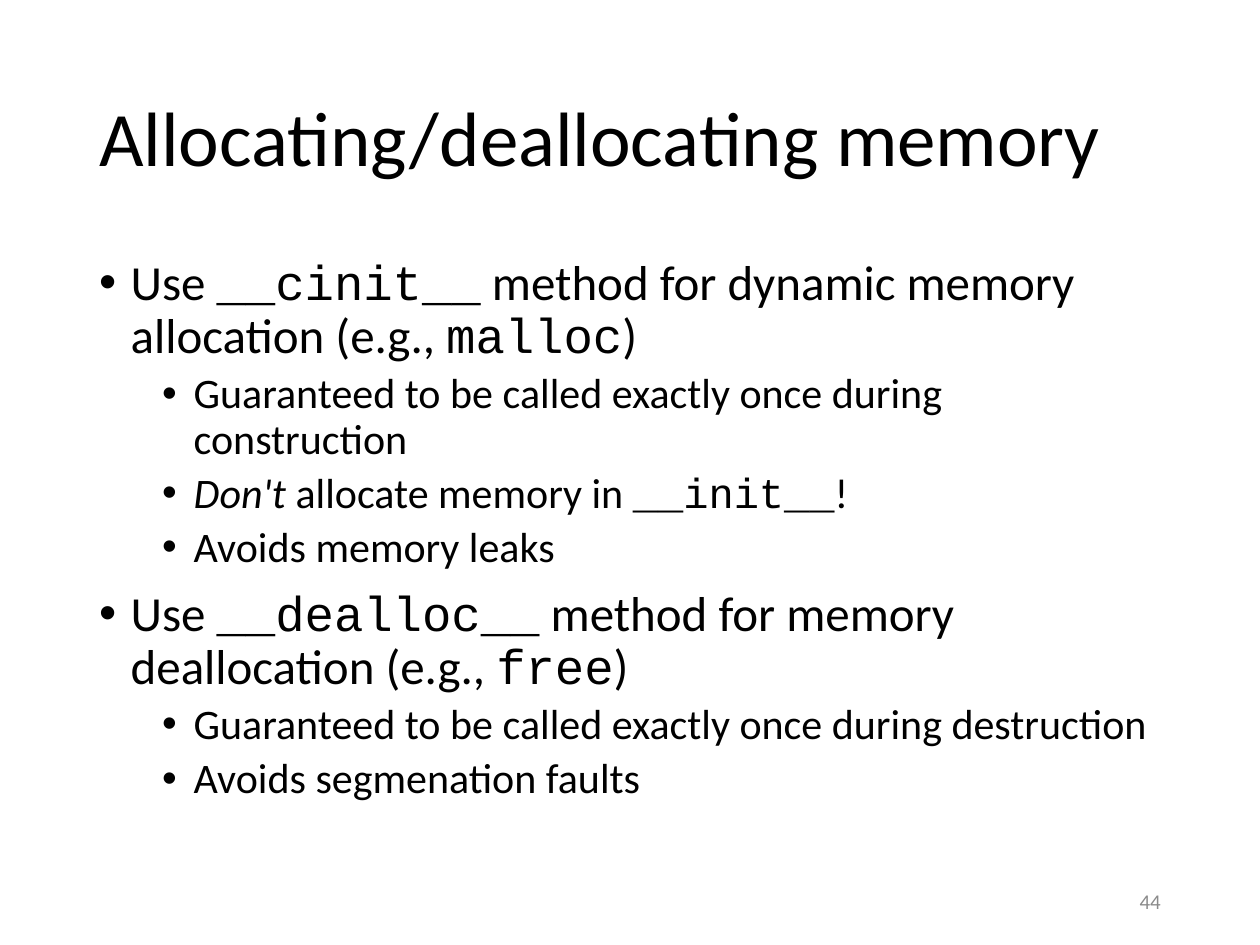
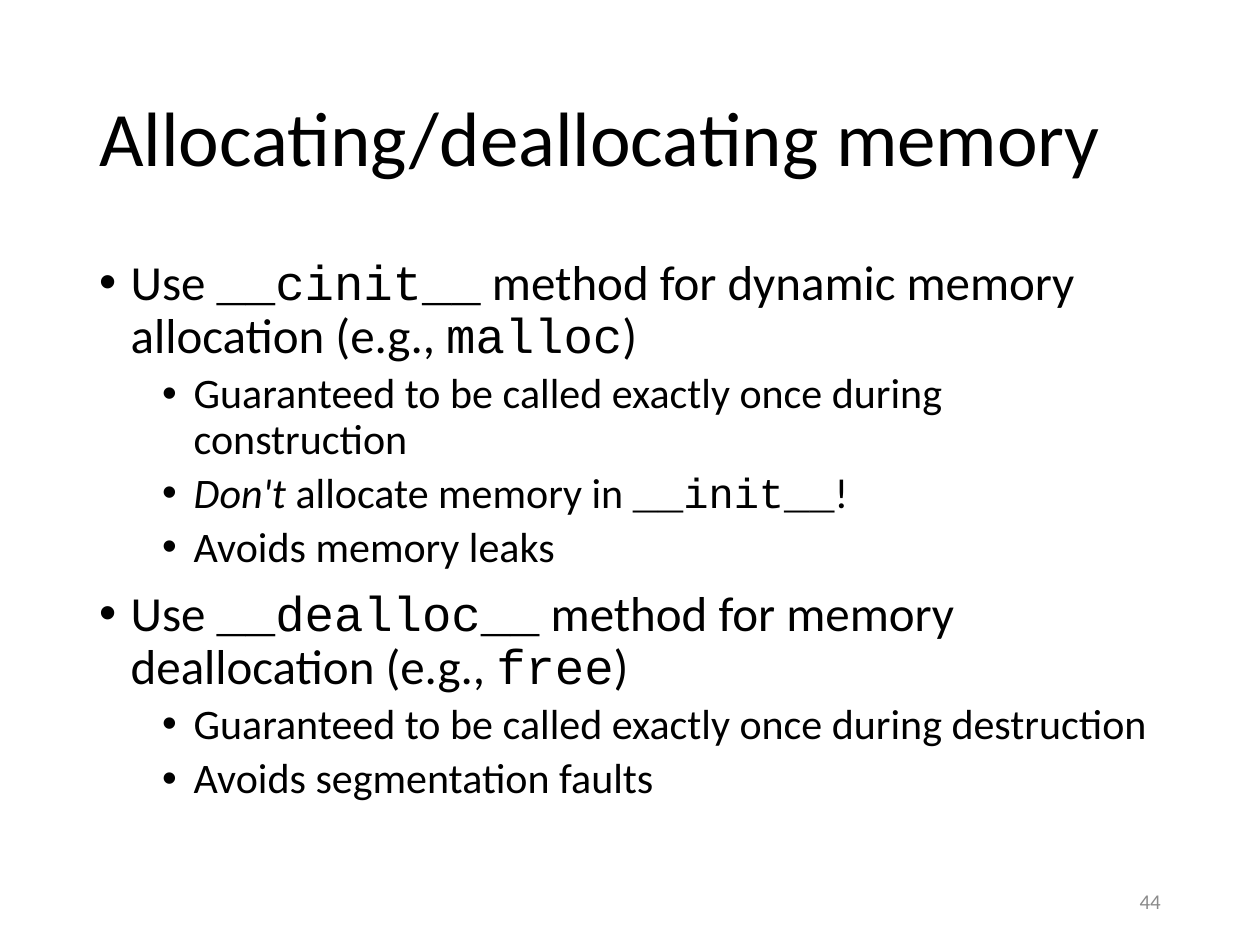
Before and after one commit to gjbex/training-material, a slide deck: slide 44 of Python/python_hpc.pptx. Drawn at 1260x945 pixels with LibreOffice and Linux fonts; fonts in the diff are those of the drawing. Boxes give left, top, right and bottom in pixels: in the first picture for what was removed or moved away, otherwise in the second. Text is boxed around its words. In the diff, an @@ line names an element or a change of style, - is before the commit and + after.

Commit message:
Fixed typos; small updates

```diff
--- a/Python/python_hpc.pptx
+++ b/Python/python_hpc.pptx
@@ text at (x1=194, y1=763, x2=653, y2=801): text changed @@
-  • Avoids segmenation faults
+  • Avoids segmentation faults
```
Also in this commit, not shown: 11 other slides changed.
